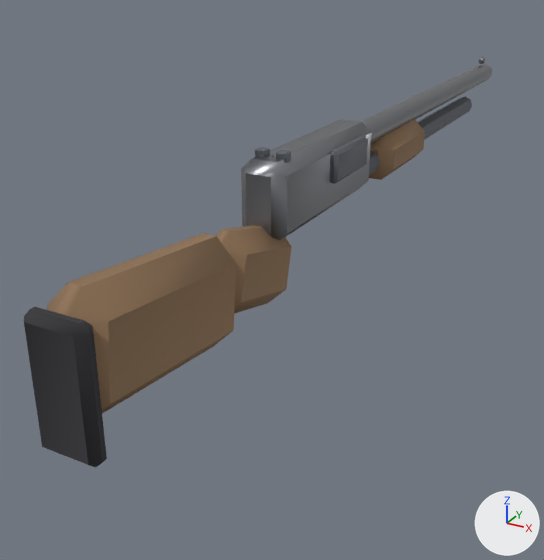
One commit to the glTF model public/assets/models/shotgun.glb: the scene before it, then after it.
One viewpoint serves both versions: a 50 mm camera at (0.298, -0.589, 0.224) aimed at (-0.071, 0.083, -0.112). The axes (+X, +Y, +Z) are drawn at lower right. The lights are the same throughout. The first picture is the older version. Where no turn or scale is listed for an object, it has been applied to the vertices. Vertices at exactly the same position are counted once.

In view in the first picture: 'body', 'pump'.
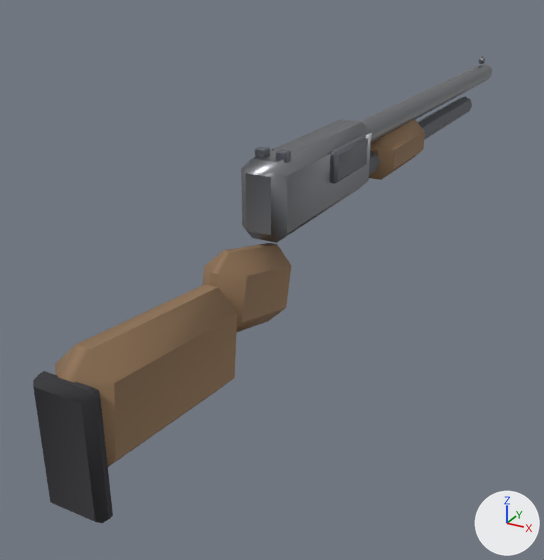
What differs and where, as boxes (x1, y1, x2, y2) in the pictures (544 x 560 px; the box of a moved part takes in the faces that stretch with it):
'body', reshaped (14% taller)
    before: (24, 57, 492, 467)
    after: (33, 57, 492, 523)
part 1 of me_cylinder, moved or reshaped
    before: (215, 225, 292, 314)
    after: (202, 243, 291, 333)
part 2 of me_cylinder, moved or reshaped
    before: (47, 233, 236, 413)
    after: (55, 284, 237, 467)
part 3 of me_cylinder, moved or reshaped
    before: (24, 307, 107, 467)
    after: (33, 371, 113, 523)

The change, as a list of edits to the scene's bpy script:
```text
Change me_cylinder:
    used by ob_body; location = (0.0, 0.34, 0.045)
    remove me_cylinder.from_pydata(...)  # 256 vertices, 444 faces; spans x -0.025..0.029, y -0.653..0.31, z -0.115..0.026
    add me_cylinder.from_pydata(...)  # 256 vertices, 444 faces; spans x -0.025..0.029, y -0.653..0.31, z -0.159..0.026
    me_cylinder part 1: the loose piece of 24 vertices spanning x -0.02..0.02, y -0.488..-0.372, z -0.108..-0.022 is moved by (0.0, 0.0, -0.018)
    me_cylinder part 2: the loose piece of 24 vertices spanning x -0.024..0.024, y -0.652..-0.468, z -0.107..-0.003 is moved by (0.0, 0.0, -0.042)
    me_cylinder part 3: the loose piece of 24 vertices spanning x -0.025..0.025, y -0.653..-0.637, z -0.115..-0.015 is moved by (0.0, 0.0, -0.044)
```
